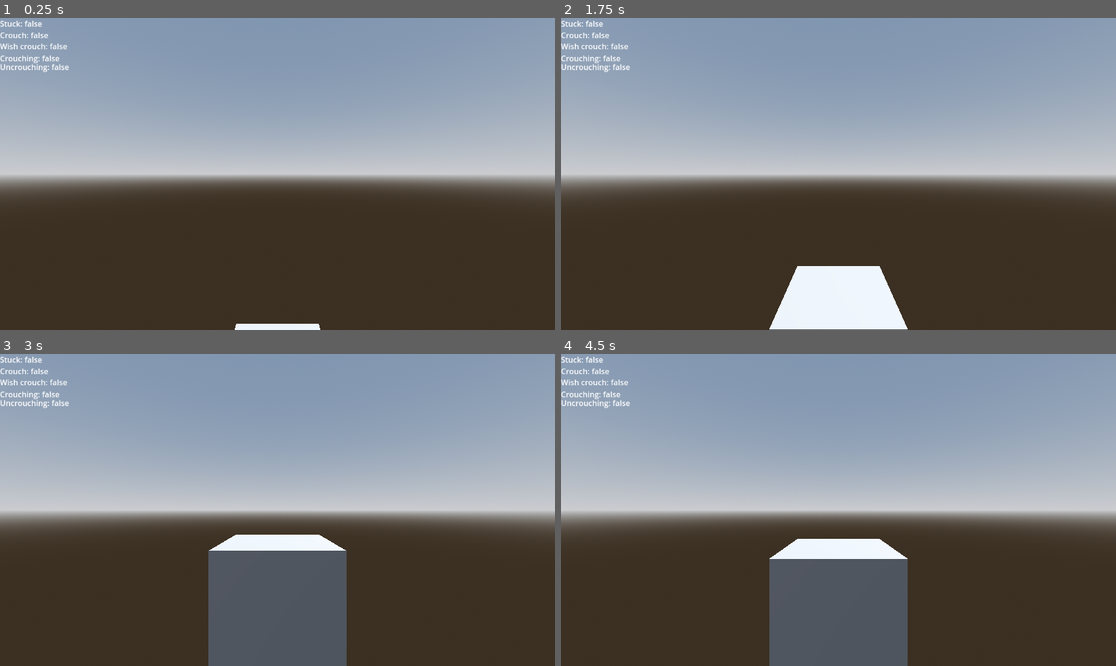
Above: before the commit, frames 1-4 (two rows, left to right).
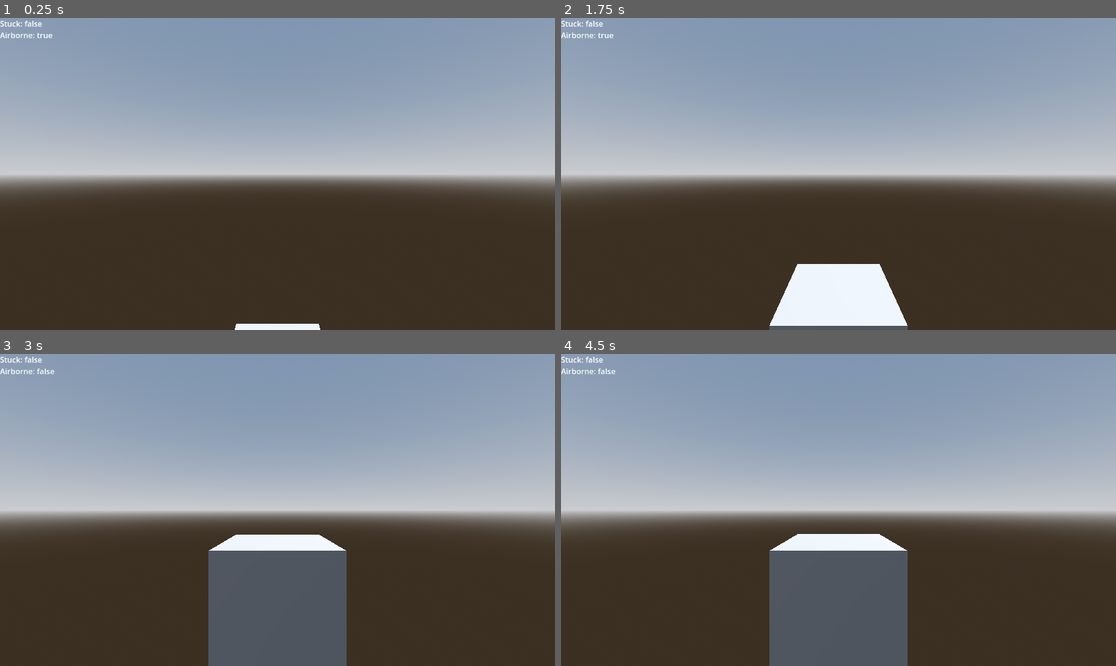
Above: after the commit, the same moments.

Repository: GibberishDev/GodSource
Game: Godot game, scene res://debug_scene_delete_later.tscn
Same seed, same stepped clock (60 frames per second), same inputs: the game is played once before the commit and once after it. This scene is started directly instead of the project's main scene.
Inputs (mouse positions are in pixels of both pictures, inside the frame that each line leads up to):
- Up to frame 1 (0.25 s): no input
- Up to frame 2 (1.75 s): tap Enter at 0.5 s; move the mouse to (960, 158) at 0.52 s; hold Ctrl (crouch) 0.53-1.28 s; click (960, 158) at 0.67 s; tap Space (jump) at 0.77, 0.8, 1.07, 1.25, 1.35, 1.52 s; move the mouse to (727, 189) at 1.27 s; hold S from 1.28 s (still down); tap Ctrl (crouch) at 1.55 s
- Up to frame 3 (3 s): tap Space (jump) at 1.82, 2.3 s; move the mouse to (333, 441) at 2.02 s; release S at 2.03 s; hold Ctrl (crouch) 2.03-2.78 s; tap Enter at 2.75 s; move the mouse to (249, 572) at 2.77 s; tap T at 2.85 s; click (249, 572) at 2.92 s
- Up to frame 4 (4.5 s): tap Space (jump) at 3.02, 3.32, 3.77, 3.8, 4.07 s; tap Ctrl (crouch) at 3.05 s; move the mouse to (1005, 556) at 3.52 s; hold S from 3.53 s (still down); tap Y at 3.6 s; move the mouse to (672, 463) at 4.27 s; tap Z at 4.35 s

The runs differ from the first frame. In frame 1, 0.4% of the frame differs, in the area x 0-13%, y 4-18%; in frame 2, 0.9%; in frame 3, 0.4%; in frame 4, 1.5%, in the area x 0-63%, y 4-66%.

Commit message:
add source engine jump with bhop toggles * ability to toggle speed limiting on bhop and ability to bhop as a feature

Diff:
--- a/debug_scene_delete_later.tscn
+++ b/debug_scene_delete_later.tscn
@@ -30,10 +30,8 @@
 
 func _process(delta: float) -> void:
 	get_node(\"is_stuck_label\").text = \"Stuck: \" + str(player.is_stuck)
-	get_node(\"is_crouched_label\").text = \"Crouch: \" + str(player.is_crouched)
-	get_node(\"is_wish_crouch_label\").text = \"Wish crouch: \" + str(player.wish_crouch)
-	get_node(\"is_crouching_label\").text = \"Crouching: \" + str(player.is_crouching_animation)
-	get_node(\"is_uncrouching_label\").text = \"Uncrouching: \" + str(player.is_uncrouching_animation)
+	get_node(\"is_airborne\").text = \"Airborne: \" + str(player.is_airborne)
+
 "
 
 [node name="Node3D" type="Node3D"]
@@ -82,30 +80,9 @@
 offset_bottom = 23.0
 text = "player is stuck: "
 
-[node name="is_crouched_label" type="Label" parent="debug_hud"]
+[node name="is_airborne" type="Label" parent="debug_hud"]
 layout_mode = 0
 offset_top = 24.0
 offset_right = 150.0
 offset_bottom = 47.0
 text = "player is crouched: "
-
-[node name="is_wish_crouch_label" type="Label" parent="debug_hud"]
-layout_mode = 0
-offset_top = 47.0
-offset_right = 150.0
-offset_bottom = 70.0
-text = "player is crouched: "
-
-[node name="is_crouching_label" type="Label" parent="debug_hud"]
-layout_mode = 0
-offset_top = 72.0
-offset_right = 150.0
-offset_bottom = 95.0
-text = "player is crouched: "
-
-[node name="is_uncrouching_label" type="Label" parent="debug_hud"]
-layout_mode = 0
-offset_top = 90.0
-offset_right = 150.0
-offset_bottom = 113.0
-text = "player is crouched: "
--- a/lib/classes/gs_player.gd
+++ b/lib/classes/gs_player.gd
@@ -1,72 +1,120 @@
 class_name godsource_player_movement
 extends CharacterBody3D
 
-
-
+## Class description TBD
+
+#region variables
+
+#region server defined variables #TODO: move to server script later
+## Maximum walking speed base value. 300 hu/s is team fortres 2 default
+var maximum_walking_speed_base : float = 300 * 1.905 / 100
+## Amount of velocity enitity can have. Any more is capped to this value
+var maximum_velocity_cap : float = 3500 * 1.905 / 100 #TODO: move maximum velocity to server settings
+#endregion
+
+#region Exported variables
+## Multiplier of default server defined max walking speed. In TF2 100% is equal to 300 hu/s (4.527 m/s).[br]133% (400 hu/s) - Scout[br]107% (321 hu/s) - Spy, Medic[br]100% (300hu/s) - Pyro, Engineer, Sniper[br]93.(3)% (280 hu/s) - Demoman[br]80% (240 hu/s) - Soldier[br]76.(6)% (230hu/s) - Heavy
+@export
+var max_walking_speed_multiplier : float = 1.0
+## Amount of vertical velocity that needed to be exceeded for player to become airborne
 @export
 var upward_velocity_threshhold : float = 250 * 1.905 / 100
-@export
-var maximum_velocity_cap : float = 3500 * 1.905 / 100 #TODO: move maximum velocity to server settings
-@export
-var jump_velocity : float = 289 * 1.905 / 100
-
-var gravity_multiplier : float = 1.0
-
-var is_grounded : bool = false
+## Vertical velocity given to player upon jumping. See [method handle_jumping] for exceptions
+@export
+var jump_strength : float = 289 * 1.905 / 100
+## Amount of mid air jumps player can perform without touching ground
+@export
+var maximum_mid_air_jumps : int = 0
+## Size of player bounding box hull in normal state
+@export
+var standart_hull_size : Vector3 = Vector3(49 * 1.905 / 100, 83 * 1.905 / 100, 49 * 1.905 / 100) #TODO: change default
+## Size of player bounding box hull in crouched state
+@export
+var crouch_hull_size : Vector3 = Vector3(49 * 1.905 / 100, 63 * 1.905 / 100, 49 * 1.905 / 100) #TODO: change default
+@export_subgroup("Known bugged behavior toggles")
+## Causes player jump while crouching down to be 2 hammer units highier due to not substracting 1 tick of half gravity. [br][color=gold]For explanation in source engine check this [url=https://www.youtube.com/watch?v=7z_p_RqLhkA]video[/url] by Shounic[/color]
+@export
+var is_crouch_jump_bug_enabled : bool = true
+## Causes player jump while uncrouching to be neutered low jump caused by lack of player shift upwards and forced to be crouched when close to the ground. This also allows for much more knockback from explosives.[br][color=gold]For explanation in source engine check this [url=https://www.youtube.com/watch?v=76HDJIWfVy4]video[/url] by Shounic[/color]
+@export
+var is_ctap_bug_enabled : bool = true
+## Causes player to be able to jump as soon as player touches ground, bypassing ground friction
+@export
+var is_bhop_bug_enabled : bool = true
+## Does not reset player jump key state even if unable to jump at this frame. Meaning that whicj jump key held down player would be able to jump as soon as they touch the ground, performing a bhop, if its enabled. If bhop is disabled frition will still apply
+@export
+var is_auto_jump_enabled : bool = false
+## Limit player movement speed to [jump_speed_cap]
+@export
+var limit_bhop_speed: bool = true
+## Limit player movement speed to 1.2 times the max walking speed upon jumping. Preventative measure to cripple bhop bug
+@export
+var jump_speed_cap: float = 1.2
+#endregion
+
+#region player state variables
+##	Indicates if player is grounded.[br][color=orange]IMPORTANT! NOT THE SAME AS [method CharacterBody3D.is_on_floor][/color].[br]main difference that player is considered airborne the frame their vertical velocity exceeds [member upward_velocity_threshhold]
+var is_airborne : bool = false
+##	Indicates if player is fully crouched.
 var is_crouched : bool = false
+##	Indicates if player is in process of crouching.
 var is_crouching_animation : bool = false
+##	Indicates if player is in process of uncrouching.
 var is_uncrouching_animation : bool = false
-var is_airborne : bool = false
+## Indicates if player is stuck inside the solid geometry. See [method check_stuck] for explanation
 var is_stuck : bool = false
-
+#endregion
+
+#region local variables
+## Current player movement type from [enum MOVEMENT_TYPE]
 var current_movement_type : MOVEMENT_TYPE = MOVEMENT_TYPE.AIRBORNE
-
 var unstuck_offsets_table : PackedVector3Array = []
 var unstuck_offsets_table_id : int = 0
 var unstuck_check_timer : Timer
 var queue_uncrouch : bool = false
-
-@export
-var standart_hull_size : Vector3 = Vector3(49 * 1.905 / 100, 83 * 1.905 / 100, 49 * 1.905 / 100) #TODO: change default
-@export
-var crouch_hull_size : Vector3 = Vector3(49 * 1.905 / 100, 63 * 1.905 / 100, 49 * 1.905 / 100) #TODO: change default
 var wish_hull_size : Vector3 = standart_hull_size
-
-
-@export_category("Known bugged behavior toggles")
-## Causes player jump while crouching down to be 2 hammer units highier due to not substracting 1 tick of half gravity. [br][color=gold]For explanation in source engine check this [url=https://www.youtube.com/watch?v=7z_p_RqLhkA]video[/url] by Shounic[/color]
-@export
-var is_crouch_jump_bug_enabled : bool = true
-## Causes player jump while uncrouching to be neutered low jump caused by lack of player shift upwards and forced to be crouched when close to the ground. This also allows for much more knockback from explosives.[br][color=gold]For explanation in source engine check this [url=https://www.youtube.com/watch?v=76HDJIWfVy4]video[/url] by Shounic[/color]
-@export
-var is_ctap_bug_enabled : bool = true
-
+var gravity_multiplier : float = 1.0
+var current_mid_air_jumps : int = 0
+#endregion
+
+#region enum defenitions
+## Player movement type enumerator that dictates player movement properties
 enum MOVEMENT_TYPE {
-	AIRBORNE,
-	WALK,
-	SWIM,
-	NOCLIP,
+	AIRBORNE, ## Player is airborne
+	WALK, ## Player is walking
+	SWIM, ## Player is considered swimming through liquid
+	NOCLIP, ## No collision fly mode
 }
-
-#region nodde references
+#endregion
+
+#region node references
+## Reference to the stuck_check_collider node
 @onready
 var stuck_check_collider : ShapeCast3D = get_node("stuck_check_collider")
+## Reference to the uncrocuh_check_collider node
 @onready
 var crouch_check_collider : ShapeCast3D = get_node("uncrocuh_check_collider")
+## Reference to the collision_hull node
 @onready
 var collision_hull : CollisionShape3D = get_node("collision_hull")
+## Reference to the crouch_timer node
 @onready
 var crouch_timer : Timer = get_node("crouch_timer")
+## Reference to the uncrouch_timer node
 @onready
 var uncrouch_timer : Timer = get_node("uncrouch_timer")
 #endregion
 
 #region wish control variables
+#TODO: move this region to the dedicated player input gathering node for easier multiplayer prediction and reconciliation
 var wish_crouch : bool = false
 var wish_jump : bool = false
 var wish_crouch_last_frame : bool = false
 #endregion
 
+#endregion variables
+
+#region native godot methods
 func _unhandled_input(event: InputEvent) -> void: #TODO: move to input gathering script. Not bullet proof. TESTING ONLY
 	if Input.is_action_just_released("jump"):
 		wish_jump = false
@@ -84,6 +132,9 @@
 func _physics_process(delta: float) -> void:
 	wish_crouch = Input.is_action_pressed("crouch")
 	process_movement(delta)
+#endregion
+
+#region main movement processing stack
 
 func process_movement(delta: float) -> void:
 	#step 1: check if stuck and try to unstuck and move to step 14
@@ -97,18 +148,7 @@
 		#step 4: apply half of gravity
 		velocity.y -= (ProjectSettings.get_setting("physics/3d/default_gravity") * gravity_multiplier) / ProjectSettings.get_setting("physics/common/physics_ticks_per_second", 66) / 2.0 * Engine.time_scale
 		#step 5: handle jumping
-		if wish_jump and !is_airborne:
-			wish_jump = false
-			is_airborne = true
-			if !is_crouched:
-				if is_crouching_animation:
-					crouch_jump()
-				elif is_uncrouching_animation and is_ctap_bug_enabled:
-					ctap()
-				else:
-					velocity.y = jump_velocity - (((ProjectSettings.get_setting("physics/3d/default_gravity") * gravity_multiplier) / Engine.get_physics_ticks_per_second()) / 2.0)
-					print(velocity)
-
+		handle_jump()
 		#step 6: cap velocity
 		if velocity.length() > maximum_velocity_cap:
 			velocity = velocity.normalized() * maximum_velocity_cap
@@ -120,6 +160,7 @@
 		#step 9: move and slide?
 		move_and_slide()
 		#step 10: check if grounded
+
 		if is_on_floor() and velocity.y < upward_velocity_threshhold:
 			is_airborne = false
 		else:
@@ -127,7 +168,7 @@
 		#step 11: apply second half of gravity
 		velocity.y -= (ProjectSettings.get_setting("physics/3d/default_gravity") * gravity_multiplier) / ProjectSettings.get_setting("physics/common/physics_ticks_per_second", 66) / 2.0 * Engine.time_scale
 		#step 12: if not airborne, zero out vertical velocity
-		if !is_airborne:
+		if !is_airborne and is_on_floor():
 			velocity.y = 0.0
 		#step 13:
 		if velocity.length() > maximum_velocity_cap:
@@ -137,6 +178,8 @@
 	update_hull()
 	#step 16: process projectiles
 	#process_projectiles()
+
+#endregion
 
 #region unstuck algorythm
 #---
@@ -238,56 +281,54 @@
 #endregion
 
 #region crouching
-
 #---
 # Writing this in full cause im going insane...
 # Character crouching is way more complex in source engine as it actually takes time for character to crouch or uncrouch
-# If player wishes to crouch there are sseveral checks done. If im capable of it I will reordder checks in this commen in order they are actually done.
-# (aka if you see this sentence I failed to do so :P)
+# If player wishes to crouch there are sseveral checks done.
 #	Check for state from last frame: if player changed their mind since last frame
 #	Check if player wishes to crouch or uncrouch
 #	Check if player is fully crouched already or is in process of uncrouching or uncrouching
 #	Check if player is on the ground
 #	Check if collider, for space that player would occupy by uncrouching, is colliding
 #	Depending on checks there would be different outcomes and not only binary crouched/incrouched (I wish lmao)
-
 #--- GibbDev 12AUG2028
 
-
-
-
-
-
 func handle_crouch() -> void:
+	#check if player wants to uncrouch and ask engine to uncrouch as soon as possible
 	if !wish_crouch and (is_crouched or is_crouching_animation):
 		queue_uncrouch = true
-
 	if queue_uncrouch:
 		try_uncrouch()
 		return
 
+	#if state didnt change from last frame -> return
 	if (wish_crouch == wish_crouch_last_frame): return
 	wish_crouch_last_frame = wish_crouch
 
 	if wish_crouch:
 		queue_uncrouch = false
 		if is_on_floor():
+			#regular crouch on floor
 			start_delayed_crouch()
 		else:
+			#air crouch with position shift up
 			position.y += standart_hull_size.y - crouch_hull_size.y
 			crouch()
 			return
 	else:
 		if !is_on_floor():
-			position.y -= standart_hull_size.y - crouch_hull_size.y
-			uncrouch()
+			#air uncrouch with position shift down.
+			crouch_check_collider.position = Vector3(0, (standart_hull_size.y - crouch_hull_size.y) / -2.0, 0)
+			crouch_check_collider.force_update_transform()
+			crouch_check_collider.force_shapecast_update()
+			if !crouch_check_collider.is_colliding():
+				position.y -= standart_hull_size.y - crouch_hull_size.y
+				uncrouch()
 			return
 		elif is_crouched:
 			queue_uncrouch = true
 			try_uncrouch()
 			return
-
-
 
 func crouch() -> void:
 	queue_uncrouch = false
@@ -341,19 +382,19 @@
 
 
 func crouch_jump() -> void: #invokled from jumping handle
-	print("crouch_jump_triggered")
 	crouch()
 	if is_crouch_jump_bug_enabled:
-		velocity.y = jump_velocity
+		velocity.y = jump_strength
 	else:
-		velocity.y = jump_velocity - (ProjectSettings.get_setting("physics/3d/default_gravity") * gravity_multiplier / Engine.get_physics_ticks_per_second() / 2.0)
+		velocity.y = jump_strength - (ProjectSettings.get_setting("physics/3d/default_gravity") * gravity_multiplier / Engine.get_physics_ticks_per_second() / 2.0)
 	position.y += standart_hull_size.y - crouch_hull_size.y
 
 
 func ctap() -> void: #invokled from jumping handle
-	print("ctap_triggered")
 	crouch()
-	velocity.y = jump_velocity - (ProjectSettings.get_setting("physics/3d/default_gravity") * gravity_multiplier / Engine.get_physics_ticks_per_second() / 2.0)
+	velocity.y = jump_strength - (ProjectSettings.get_setting("physics/3d/default_gravity") * gravity_multiplier / Engine.get_physics_ticks_per_second() / 2.0)
+	if !is_ctap_bug_enabled:
+		position.y += standart_hull_size.y - crouch_hull_size.y
 
 func finish_uncrouch() -> void:
 	wish_hull_size = standart_hull_size
@@ -361,6 +402,35 @@
 	is_crouched = false
 	is_uncrouching_animation = false
 	queue_uncrouch = false
+#endregion
+
+#region jumping
+
+func handle_jump() -> void:
+	if !is_on_floor():
+		pass #TODO: make mid air jumping  copying scout from tf2
+	else:
+		current_mid_air_jumps = maximum_mid_air_jumps
+		if wish_jump and !is_crouched:
+			is_airborne = true
+			if is_crouching_animation:
+				crouch_jump()
+			elif is_uncrouching_animation:
+				ctap()
+			else:
+				velocity.y += jump_strength - (ProjectSettings.get_setting("physics/3d/default_gravity") * gravity_multiplier / Engine.get_physics_ticks_per_second() / 2.0)
+			if !is_bhop_bug_enabled:
+				#TODO: add one tick of friction here
+				pass
+			if limit_bhop_speed:
+				var horizontal_velocity : Vector2 = Vector2(velocity.x, velocity.z)
+				var speed : float = horizontal_velocity.length()
+				if speed > maximum_walking_speed_base * max_walking_speed_multiplier * jump_speed_cap:
+					horizontal_velocity = horizontal_velocity.normalized() * maximum_walking_speed_base * max_walking_speed_multiplier * jump_speed_cap
+					velocity = Vector3(horizontal_velocity.x, velocity.y, horizontal_velocity.y)
+	if !is_auto_jump_enabled:
+		wish_jump = false
+
 #endregion
 
 #region collision hull editing
